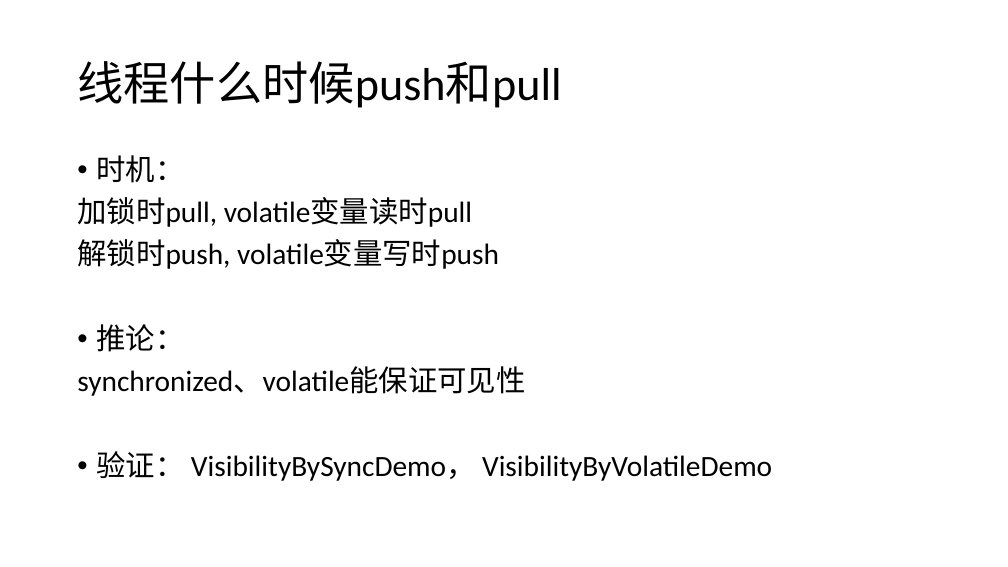
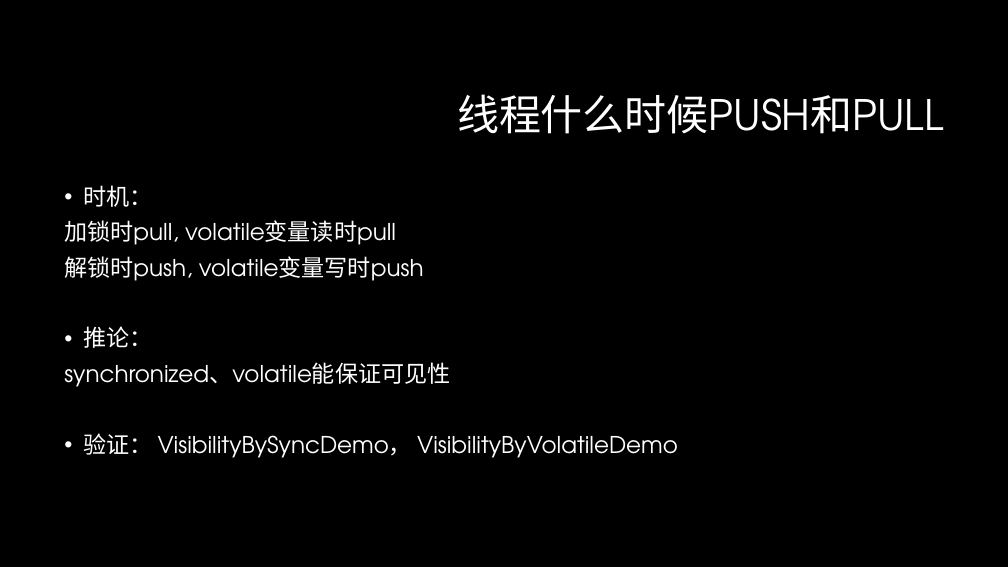
Before and after one commit to GerogeLeon/multithread_demo, a slide deck: slide 14 of JAVA并发编程.pptx. Drawn at 1008x567 pixels with LibreOffice and Linux fonts; fonts in the diff are those of the drawing; background and template pictures are left out. Boxes give left, top, right and bottom in pixels: in the first picture for what was removed or moved away, otherwise in the second. Text is boxed around its words. In the diff, an @@ line names an element or a change of style, - is before the commit and + after.

```diff
--- a/JAVA并发编程.pptx
+++ b/JAVA并发编程.pptx
@@ background #FFFFFF to #000000 @@
@@ title at (x1=457, y1=94, x2=944, y2=134): text changed; size 44 to 40 pt; font Calibri to TeX Gyre Adventor; text colour #000000 to #FFFFFF @@
-线程什么时候push和pull
+线程什么时候PUSH和PULL
@@ text "时机：" moved from (x1=77, y1=155, x2=772, y2=481) to (x1=64, y1=185, x2=678, y2=458) @@
@@ text "时机：" at (x1=64, y1=185, x2=678, y2=458): size 28 to 22 pt, font Calibri to TeX Gyre Adventor, text colour #000000 to #FFFFFF @@
```
Also in this commit, not shown: 34 other slides changed, 1 slide added.
